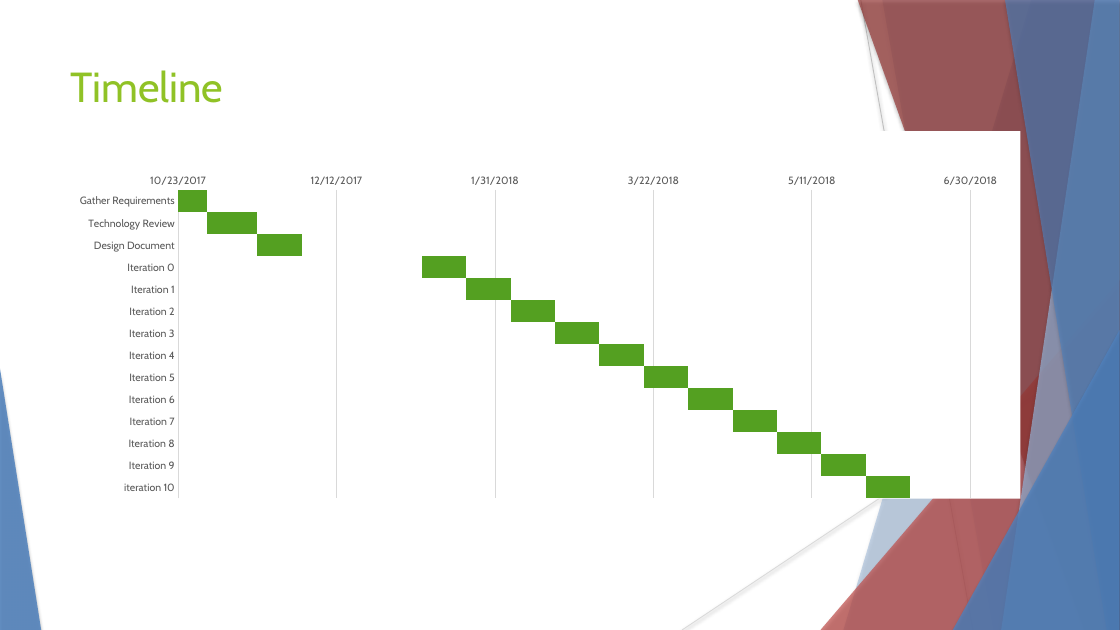
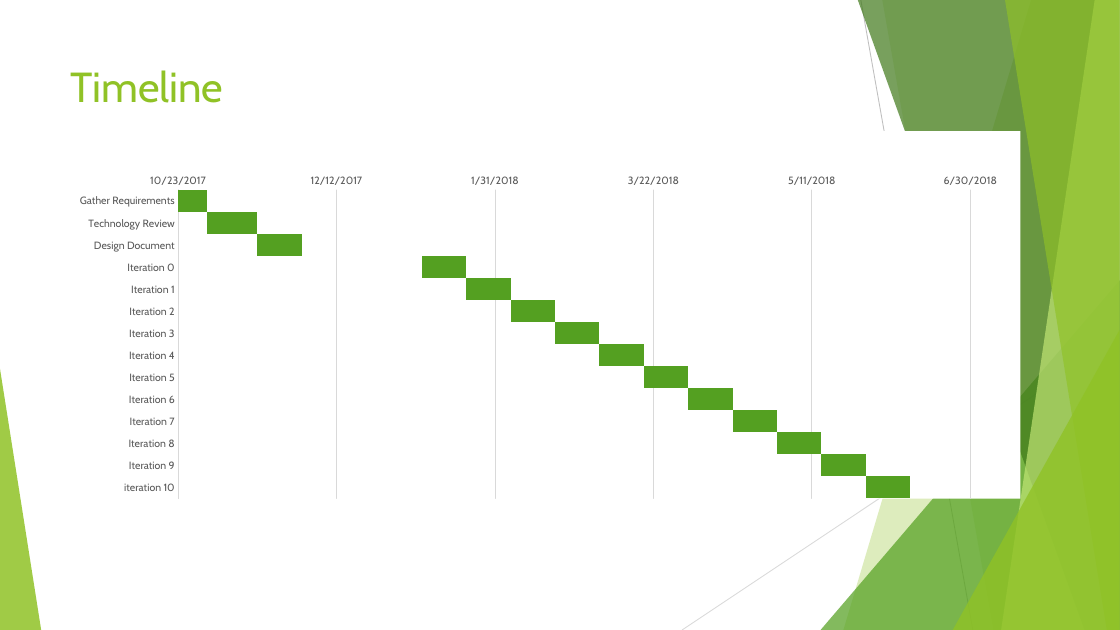
Before and after one commit to HodginAustin/Winter-Is-Coming, a slide deck: slide 3 of Documents/PresentationFall/Fall Presentation.pptx. Drawn at 1120x630 pixels with LibreOffice and Linux fonts; fonts in the diff are those of the drawing. Boxes give left, top, right and bottom in pixels: in the first picture for what was removed or moved away, otherwise in the second. Text is boxed around its words. In the diff, an @@ line names an element or a change of style, - is before the commit and + after.

```diff
--- a/Documents/PresentationFall/Fall Presentation.pptx
+++ b/Documents/PresentationFall/Fall Presentation.pptx
@@ freeform shape at (844, 0, 1120, 630): fill #4F81BD at 30% opacity to #90C226 at 30% opacity; shadow off @@
@@ freeform shape at (858, 0, 1120, 630): fill #953735 at 70% opacity to #3F7819 at 70% opacity; shadow off @@
@@ line (861, 0) - (973, 630): stroke #BFBFBF 0.74 pt to #BFBFBF 0.75 pt @@
@@ freeform shape at (882, 0, 1120, 630): fill #4F81BD at 20% opacity to #90C226 at 20% opacity; shadow off; outline redrawn @@
@@ freeform shape at (1002, 0, 1120, 630): fill #95B3D7 at 70% opacity to #C0E474 at 70% opacity; shadow off @@
@@ freeform shape at (1005, 0, 1120, 630): fill #4F81BD at 65% opacity to #90C226 at 65% opacity; shadow off @@
@@ bar stacked chart at (24, 131, 1020, 499) @@
@@ value axis changed @@
@@ lettering changed @@
@@ triangle at (821, 280, 1120, 630): fill #C0504D at 72% opacity to #54A021 at 72% opacity; shadow off @@
@@ line (1120, 339) - (682, 630): stroke #D9D9D9 0.74 pt to #D9D9D9 0.75 pt @@
@@ triangle at (953, 330, 1120, 630): fill #4F81BD at 80% opacity to #90C226 at 80% opacity; shadow off @@
@@ triangle at (0, 369, 41, 630): fill #4F81BD at 85% opacity to #90C226 at 85% opacity; shadow off @@
```
Also in this commit, not shown: 8 other slides changed, 2 slides added.
